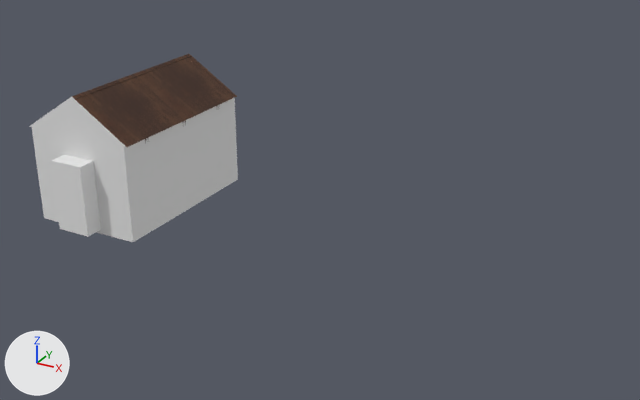
Two versions of the FBX model Assets/GFX/ouija_scene_1.fbx, one commit apart.
One viewpoint serves both versions: a 50 mm camera at (16.32, -18.69, 10.07) aimed at (6.41, -0.68, 1.07). Every picture has the same lights, and +X, +Y and +Z are marked at lower left. Objects named as collision shapes, trigger or cutter boxes, shadow casters or lower levels of detail are left out. Where no turn or scale is listed for an object, it has been applied to the vertices.

The older version as bpy lines, for what is in view:
```python
me_cube_003 = bpy.data.meshes.new('Cube.003')
me_cube_003.from_pydata(...)  # 90 vertices, 75 faces; spans x -1.94..1.64, y -2.81..2.77, z -0.12..3.56
me_cube_003.materials.append(mat_matcap)  # its picture is missing
me_cube_026 = bpy.data.meshes.new('Cube.026')
me_cube_026.from_pydata(...)  # 188 vertices, 86 faces; spans x -1.64..1.64, y -2.32..2.54, z 2.28..3.56
me_cube_026.materials.append(mat_generic_boards)  # picture img_generic_boards_png
ob_room = bpy.data.objects.new('room', me_cube_003)
ob_room.location = (0.64, -0.69, 0.0)
ob_room_roof = bpy.data.objects.new('room_roof', me_cube_026)
ob_room_roof.location = (0.64, -0.69, 0.0)
```
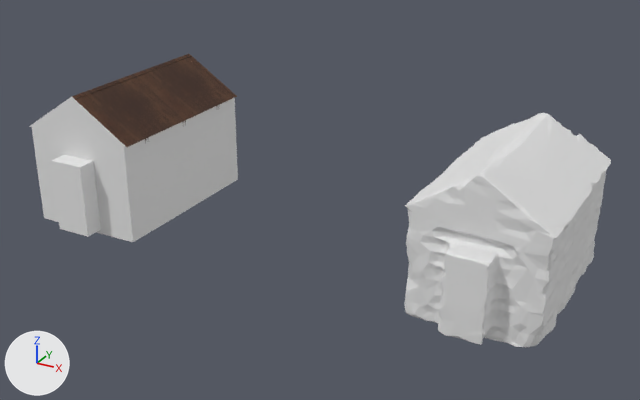
Commit message: Testing Blender sculpting for room

Boxes [x1, y1, x2, y2] around the edits, measured in the pictures (640 x 400 px):
'room_highpoly', added
    after: [405, 113, 611, 347]

The change, as a diff of the scene's bpy script:
```diff
--- a/Assets/GFX/ouija_scene_1.fbx.py
+++ b/Assets/GFX/ouija_scene_1.fbx.py
@@ me_cube_028 @@
+me_cube_028.from_pydata(...)  # 2014 vertices, 3942 faces; spans x -2.07..1.64, y -2.81..2.77, z -0.12..3.54
+me_cube_028.materials.append(mat_matcap)  # its picture is missing
@@ ob_room_highpoly @@
+ob_room_highpoly = bpy.data.objects.new('room_highpoly', me_cube_028)
+ob_room_highpoly.location = (11.29, -0.69, 0.0)
```
